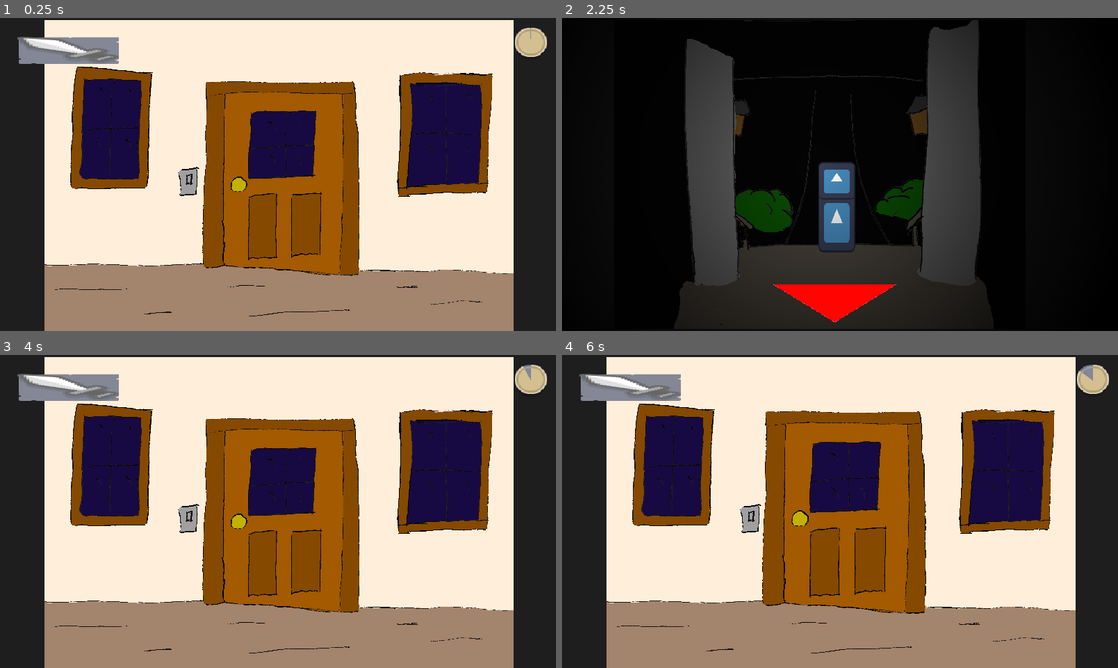
Above: before the commit, frames 1-4 (two rows, left to right).
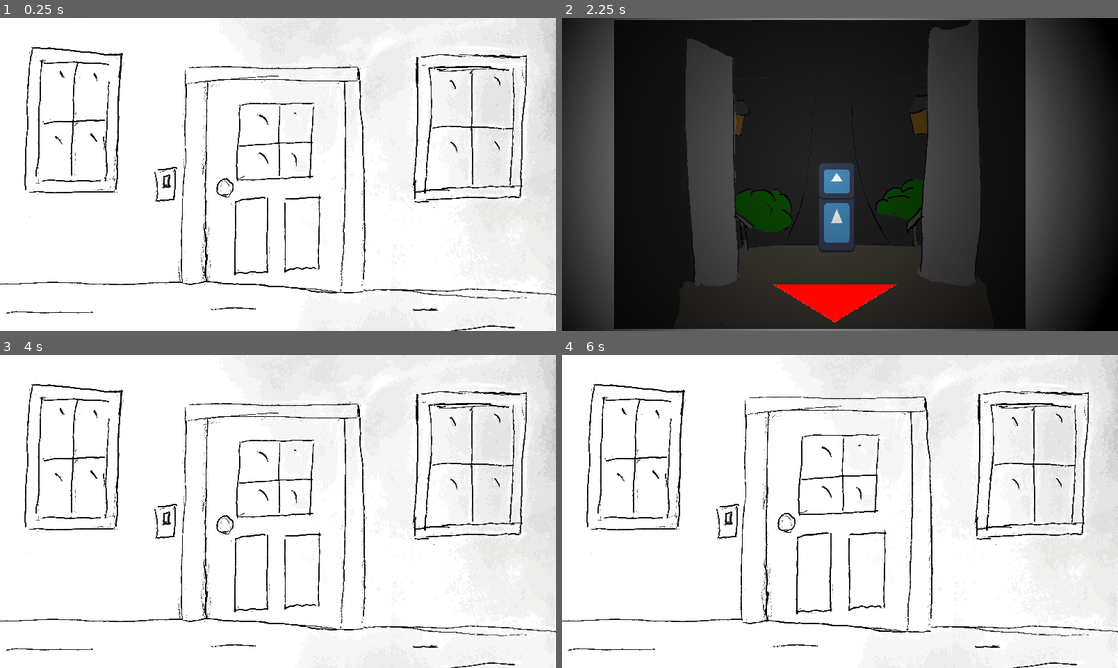
Above: after the commit, the same moments.

Repository: jaakop/TrickOrTrap
Game: Godot game, scene res://scenes/main_scene/main_scene.tscn
Same seed, same stepped clock (60 frames per second), same inputs: the game is played once before the commit and once after it. The engine's default icon, where the game draws it, is replaced by a stand-in: a white triangle on a blue panel in a dark square.
Inputs (mouse positions are in pixels of both pictures, inside the frame that each line leads up to; where the layout moved, square brackets give the same spot in the first picture):
- Up to frame 1 (0.25 s): no input
- Up to frame 2 (2.25 s): click (823, 133) [845, 146] at 0.5 s; click (784, 187) [801, 183] at 1.25 s; click (823, 133) [845, 146] at 2 s
- Up to frame 3 (4 s): tap Enter at 2.75 s; click (272, 642) at 3.5 s
- Up to frame 4 (6 s): click (784, 524) [801, 520] at 4.25 s; click (823, 470) [845, 483] at 5 s; click (784, 524) [801, 520] at 5.75 s

The runs differ from the first frame. In frame 1, 92% of the frame differs, in the area x 0-100%, y 0-100%; in frame 2, 29%; in frame 3, 92%; in frame 4, 93%.

Commit message:
BW

Diff:
--- a/project.godot
+++ b/project.godot
@@ -29,4 +29,4 @@
 [rendering]
 
 textures/canvas_textures/default_texture_filter=0
-environment/defaults/default_clear_color=Color(0.117647, 0.117647, 0.117647, 1)
+environment/defaults/default_clear_color=Color(1, 1, 1, 1)
--- a/scenes/character/character_view.gd
+++ b/scenes/character/character_view.gd
@@ -11,32 +11,32 @@
 @onready var bodySprite = $"./Character/Body" as Sprite2D
 
 func _ready():
-    if(global.currentCharacter.generated == false ):
+    if (global.currentCharacter.generated == false):
         generateCharacter();
     else:
         loadCharacter();
-    pass;
+    pass ;
 
 func _process(delta):
-    pass;
+    pass ;
 
 func loadCharacter():
     headSprite.texture = load(global.currentCharacter.faceTexture);
     bodySprite.texture = load(global.currentCharacter.bodyTexture);
-    pass;
+    pass ;
 
 func generateCharacter():
     print("Generated new character")
     global.currentCharacter.generated = true;
 
-    if(global.currentCharacter.evil):
+    if (global.currentCharacter.evil):
         var isHeadEvil = false;
-        if(randi_range(0, 1) == 1):
+        if (randi_range(0, 1) == 1):
             isHeadEvil = true;
             headSprite.texture = evilHeads[randi_range(0, evilHeads.size() - 1)];
         else:
             headSprite.texture = heads[randi_range(0, heads.size() - 1)];
-        if(!isHeadEvil || randi_range(0,1) == 1):
+        if (!isHeadEvil || randi_range(0, 1) == 1):
             bodySprite.texture = evilBodies[randi_range(0, evilBodies.size() - 1)];
         else:
             bodySprite.texture = bodies[randi_range(0, bodies.size() - 1)];
@@ -46,4 +46,4 @@
 
     global.currentCharacter.faceTexture = headSprite.texture.resource_path;
     global.currentCharacter.bodyTexture = bodySprite.texture.resource_path;
-    pass;
+    pass ;
--- a/scenes/main_scene/main_scene.tscn
+++ b/scenes/main_scene/main_scene.tscn
@@ -1,14 +1,11 @@
-[gd_scene load_steps=14 format=3 uid="uid://dspfgwwtorllt"]
+[gd_scene load_steps=11 format=3 uid="uid://dspfgwwtorllt"]
 
 [ext_resource type="Script" path="res://scenes/main_scene/main_scene.gd" id="1_7c8mb"]
-[ext_resource type="Texture2D" uid="uid://do2tijw2qr7sp" path="res://assets/sprites/Background.png" id="2_6pmx7"]
-[ext_resource type="Texture2D" uid="uid://c3i5h4okypbow" path="res://assets/sprites/door.png" id="3_i7hoi"]
+[ext_resource type="Texture2D" uid="uid://cj81yxbtao67k" path="res://assets/sprites/DoorBW.png" id="2_seoe4"]
+[ext_resource type="Texture2D" uid="uid://bfew8spne0a04" path="res://assets/sprites/DoorDoorBW.png" id="3_an5qq"]
 [ext_resource type="Script" path="res://scenes/main_scene/door.gd" id="4_grahw"]
-[ext_resource type="Texture2D" uid="uid://7gk4gtva75tp" path="res://assets/sprites/doorwindoe.png" id="5_t3e7k"]
-[ext_resource type="Texture2D" uid="uid://co31ciba3jwgm" path="res://assets/sprites/doorknob.png" id="6_cggrj"]
 [ext_resource type="Texture2D" uid="uid://10v8r01qpi8m" path="res://shadow.png" id="6_ppvin"]
 [ext_resource type="Texture2D" uid="uid://d00ciprv1dont" path="res://assets/ui/buttonRound_blue.png" id="7_6tgl0"]
-[ext_resource type="Texture2D" uid="uid://vor7uqanjol4" path="res://assets/sprites/LightSwitch.png" id="7_027qm"]
 [ext_resource type="Texture2D" uid="uid://csi5ksowwt6t7" path="res://assets/ui/buttonRound_beige.png" id="7_vp1an"]
 [ext_resource type="Script" path="res://scenes/main_scene/DayTimer.gd" id="9_bukiq"]
 [ext_resource type="Texture2D" uid="uid://b6tpniwpqrx6j" path="res://assets/ui/panelInset_blue.png" id="10_svlxc"]
@@ -31,51 +28,46 @@
 
 [node name="Background2" type="TextureRect" parent="."]
 layout_mode = 0
-offset_left = 154.0
-offset_top = 8.0
-offset_right = 1773.0
-offset_bottom = 1079.0
-texture = ExtResource("2_6pmx7")
+offset_right = 1923.0
+offset_bottom = 1150.0
+texture = ExtResource("2_seoe4")
 expand_mode = 1
 
 [node name="Door" type="TextureRect" parent="."]
 layout_mode = 0
-offset_left = 699.0
-offset_top = 218.0
-offset_right = 1242.0
-offset_bottom = 890.0
+offset_left = 620.0
+offset_top = 150.0
+offset_right = 1269.0
+offset_bottom = 956.0
 pivot_offset = Vector2(186, 606)
-texture = ExtResource("3_i7hoi")
+texture = ExtResource("3_an5qq")
 expand_mode = 1
 script = ExtResource("4_grahw")
 
 [node name="TextureButton" type="TextureButton" parent="Door"]
 layout_mode = 0
-offset_left = 157.0
-offset_top = 101.0
-offset_right = 394.0
-offset_bottom = 338.0
-texture_normal = ExtResource("5_t3e7k")
+offset_left = 172.0
+offset_top = 127.0
+offset_right = 409.0
+offset_bottom = 364.0
 ignore_texture_size = true
 stretch_mode = 0
 
 [node name="Handle" type="TextureButton" parent="Door"]
 layout_mode = 0
-offset_left = 97.0
-offset_top = 328.0
-offset_right = 153.0
-offset_bottom = 384.0
-texture_normal = ExtResource("6_cggrj")
+offset_left = 128.0
+offset_top = 407.0
+offset_right = 184.0
+offset_bottom = 463.0
 ignore_texture_size = true
 stretch_mode = 0
 
 [node name="LightSwitch" type="TextureButton" parent="."]
 layout_mode = 0
-offset_left = 614.0
+offset_left = 531.0
 offset_top = 516.0
-offset_right = 688.0
-offset_bottom = 614.0
-texture_normal = ExtResource("7_027qm")
+offset_right = 618.0
+offset_bottom = 631.0
 ignore_texture_size = true
 stretch_mode = 0
 
@@ -90,6 +82,7 @@
 texture = ExtResource("6_ppvin")
 
 [node name="DayTimer" type="TextureProgressBar" parent="."]
+visible = false
 layout_mode = 0
 offset_left = 1778.0
 offset_top = 33.0
@@ -103,6 +96,7 @@
 dayLength = 30.0
 
 [node name="HealthBar" type="TextureProgressBar" parent="."]
+visible = false
 layout_mode = 0
 offset_left = 60.0
 offset_top = 64.0
Binary file added: assets/sprites/DoorBW.png
Not shown, added: assets/sprites/DoorBW.png.import
Binary file added: assets/sprites/DoorDoorBW.png
Not shown, added: assets/sprites/DoorDoorBW.png.import
